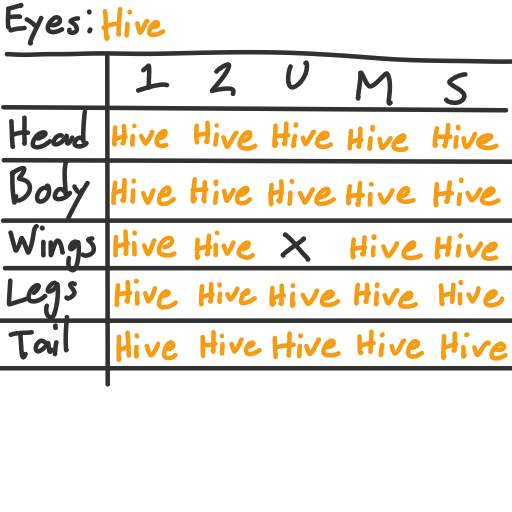
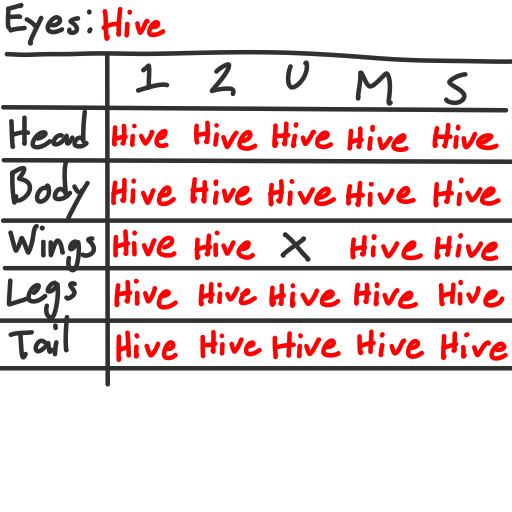
Layer changes from the first (512, 512) image to the second:
painted on "eyes" over [101, 7, 166, 41]
painted on "primary" (1st of 5, in "hive" › "head") over [111, 123, 192, 192]
painted on "secondary" (1st of 5, in "hive" › "head") over [192, 120, 320, 192]
painted on "underscales" (1st of 5, in "hive" › "head") over [256, 121, 384, 192]
painted on "membranes" (1st of 5, in "hive" › "head") over [320, 122, 448, 192]
painted on "spikes" (1st of 5, in "hive" › "head") over [384, 122, 499, 192]
painted on "primary" (2nd of 5, in "hive" › "body") over [111, 128, 192, 256]
painted on "secondary" (2nd of 5, in "hive" › "body") over [128, 128, 256, 256]
painted on "underscales" (2nd of 5, in "hive" › "body") over [256, 128, 384, 256]
painted on "membranes" (2nd of 5, in "hive" › "body") over [320, 128, 448, 256]
painted on "spikes" (2nd of 5, in "hive" › "body") over [384, 128, 501, 256]
painted on "primary" (3rd of 5, in "hive" › "wings") over [111, 192, 192, 310]
painted on "secondary" (3rd of 5, in "hive" › "wings") over [192, 192, 256, 307]
painted on "membranes" (3rd of 5, in "hive" › "wings") over [320, 192, 448, 309]
painted on "spikes" (3rd of 5, in "hive" › "wings") over [384, 192, 505, 309]
painted on "primary" (4th of 5, in "hive" › "legs") over [113, 256, 178, 310]
painted on "secondary" (4th of 5, in "hive" › "legs") over [194, 256, 320, 308]
painted on "underscales" (3rd of 5, in "hive" › "legs") over [256, 256, 384, 308]
painted on "membranes" (4th of 5, in "hive" › "legs") over [320, 256, 448, 309]
painted on "spikes" (4th of 5, in "hive" › "legs") over [384, 256, 505, 309]
painted on "secondary" (5th of 5, in "hive" › "tail") over [200, 330, 320, 360]
painted on "underscales" (4th of 5, in "hive" › "tail") over [256, 329, 384, 360]
painted on "membranes" (5th of 5, in "hive" › "tail") over [320, 329, 448, 360]
painted on "spikes" (5th of 5, in "hive" › "tail") over [384, 331, 508, 361]
…and 1 more changes (1 painted)
